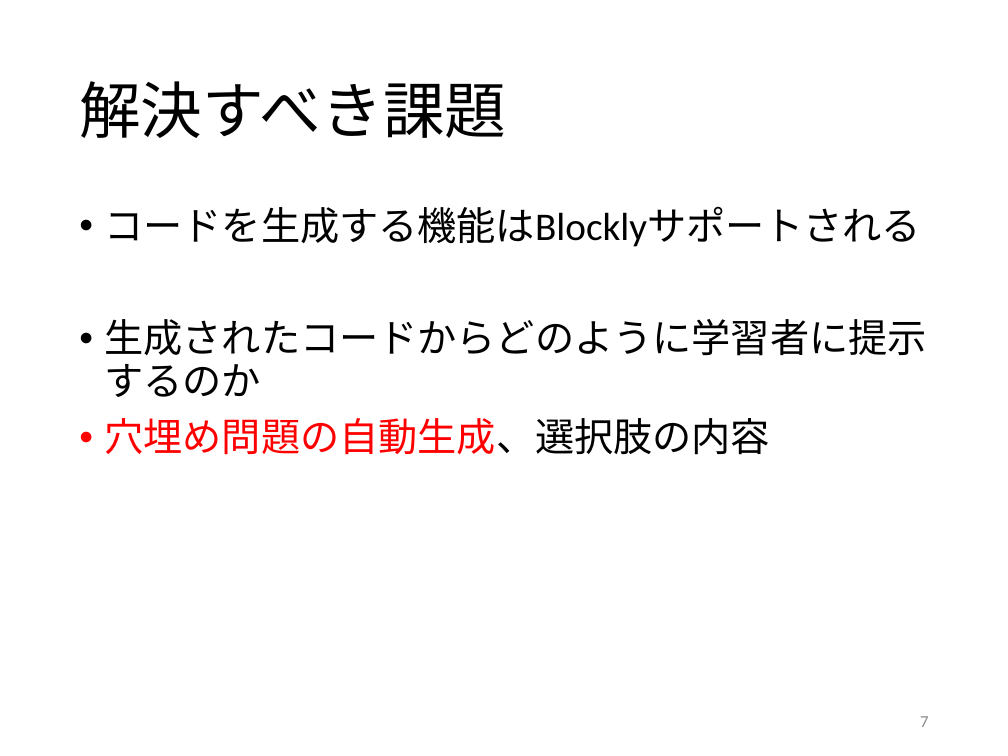
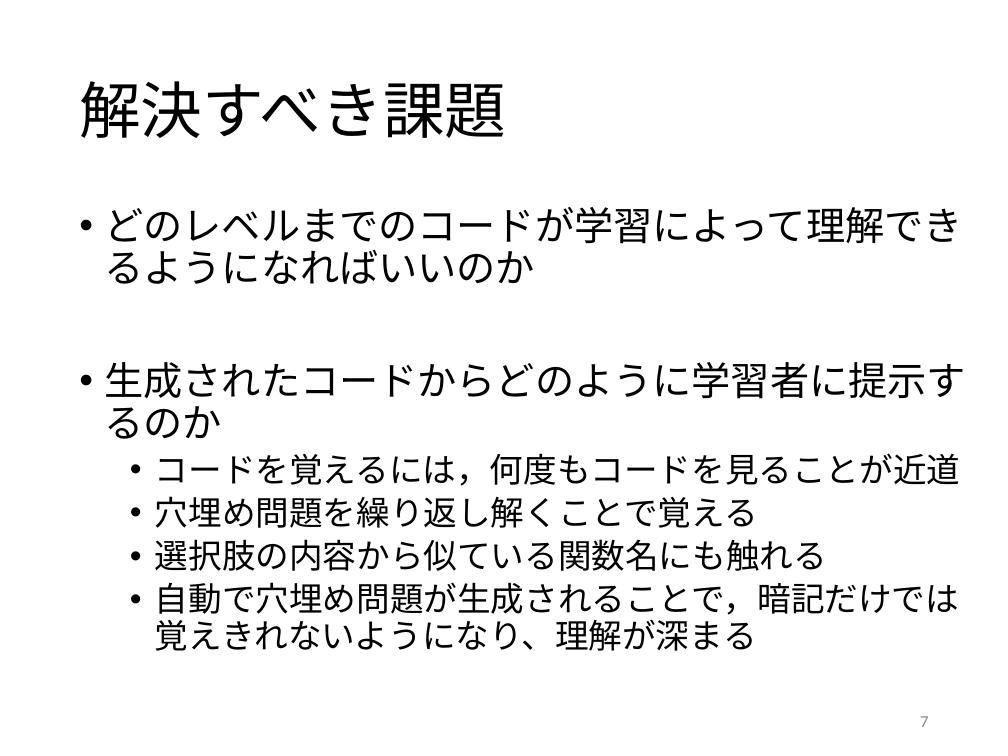
Before and after one commit to kait-takanolab/1821121-shimaoka-thesis, a slide deck: slide 7 of 1821121_shimaoka_sotsuken.pptx. Drawn at 1008x756 pixels with LibreOffice and Linux fonts; fonts in the diff are those of the drawing. Boxes give left, top, right and bottom in pixels: in the first picture for what was removed or moved away, otherwise in the second. Text is boxed around its words. In the diff, an @@ line names an element or a change of style, - is before the commit and + after.

```diff
--- a/1821121_shimaoka_sotsuken.pptx
+++ b/1821121_shimaoka_sotsuken.pptx
@@ text at [105, 207, 963, 284]: text changed @@
-• コードを生成する機能はBlocklyサポートされる
+• どのレベルまでのコードが学習によって理解できるようになればいいのか
@@ text at [155, 453, 960, 651]: text changed; size 28 to 24 pt; text colour #FF0000 to #000000 @@
-• 穴埋め問題の自動生成、選択肢の内容
+  • コードを覚えるには，何度もコードを見ることが近道
+  • 穴埋め問題を繰り返し解くことで覚える
+  • 選択肢の内容から似ている関数名にも触れる
+  • 自動で穴埋め問題が生成されることで，暗記だけでは覚えきれないようになり、理解が深まる
```
Also in this commit, not shown: 3 other slides changed, 1 slide removed.
